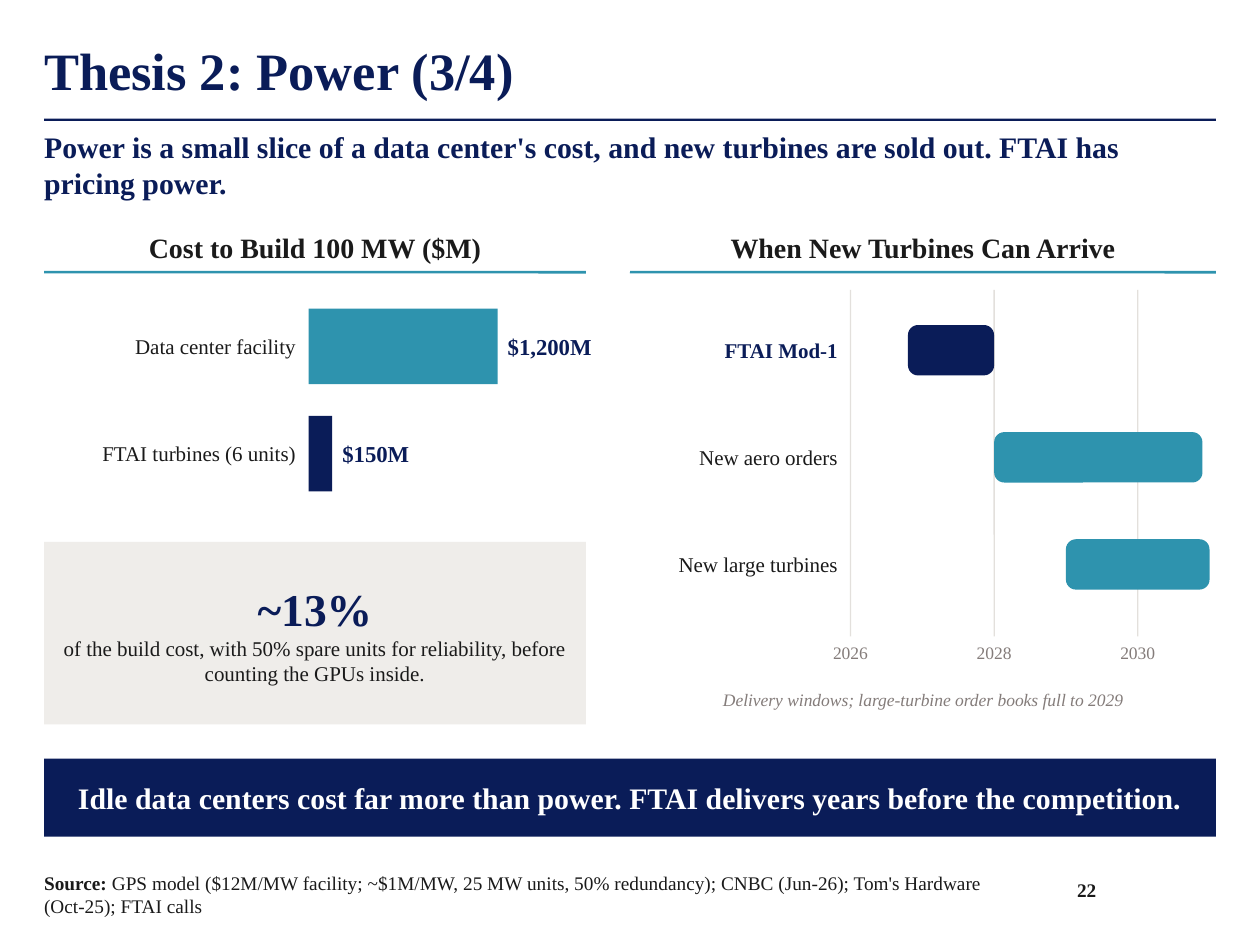
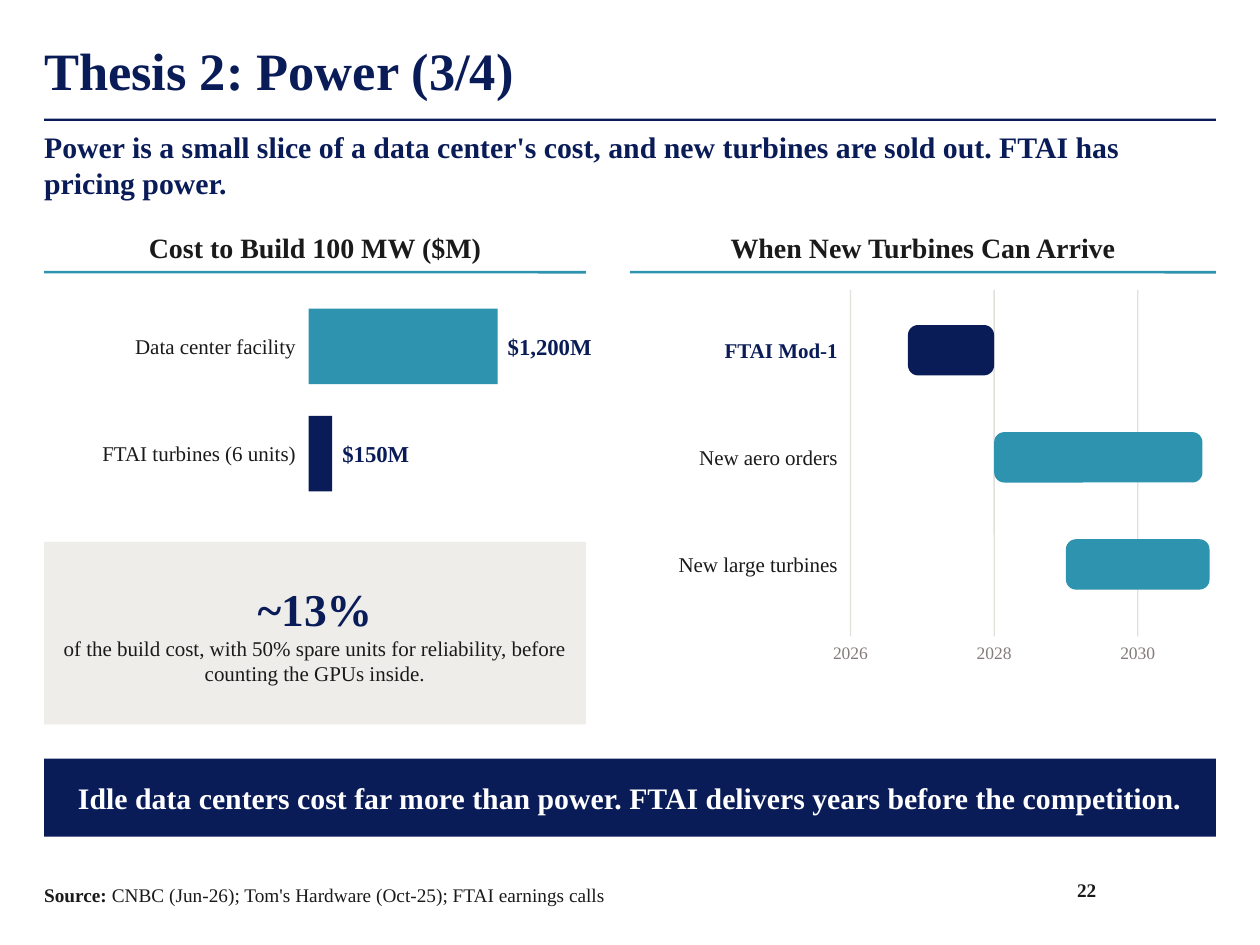
Before and after one commit to maxlsmls-dot/SPOT, a slide deck: slide 22 of deck/FTAI_Long_Pitch.pptx. Drawn at 1260x945 pixels with LibreOffice and Linux fonts; fonts in the diff are those of the drawing; background and template pictures are left out. Boxes give left, top, right and bottom in pixels: in the first picture for what was removed or moved away, otherwise in the second. Text is boxed around its words. In the diff, an @@ line names an element or a change of style, - is before the commit and + after.

```diff
--- a/deck/FTAI_Long_Pitch.pptx
+++ b/deck/FTAI_Long_Pitch.pptx
@@ text removed at (723,694,1123,710) @@
-Delivery windows; large-turbine order books full to 2029
@@ text at (44,888,604,906): text changed @@
-Source: GPS model ($12M/MW facility; ~$1M/MW, 25 MW units, 50% redundancy); CNBC (Jun-26); Tom's Hardware (Oct-25); FTAI calls
+Source: CNBC (Jun-26); Tom's Hardware (Oct-25); FTAI earnings calls
```
Also in this commit, not shown: 25 other slides changed, 1 other file.
